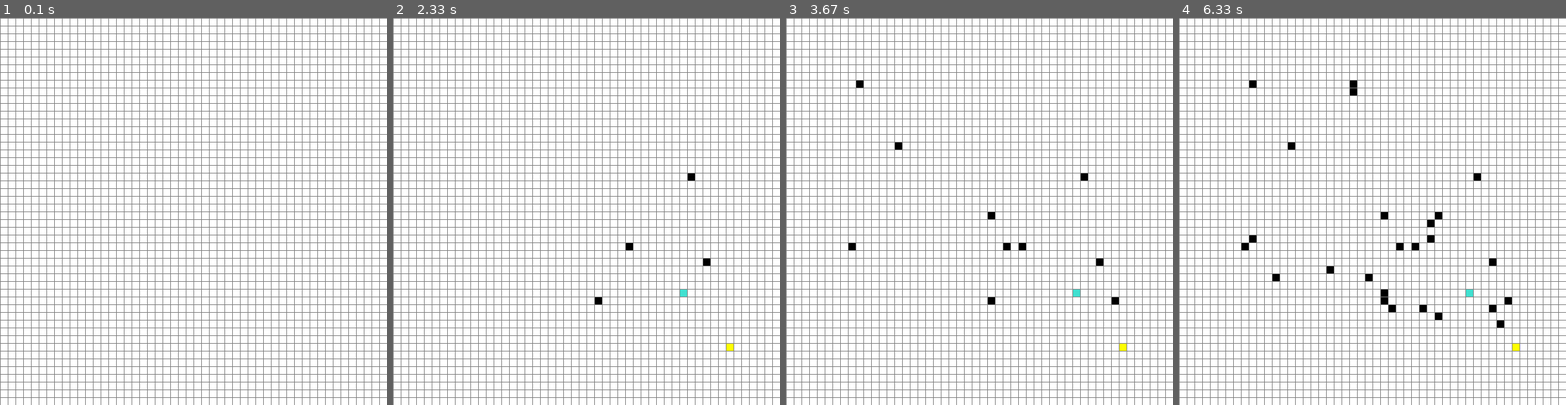
Above: before the commit, frames 1-4 (left to right).
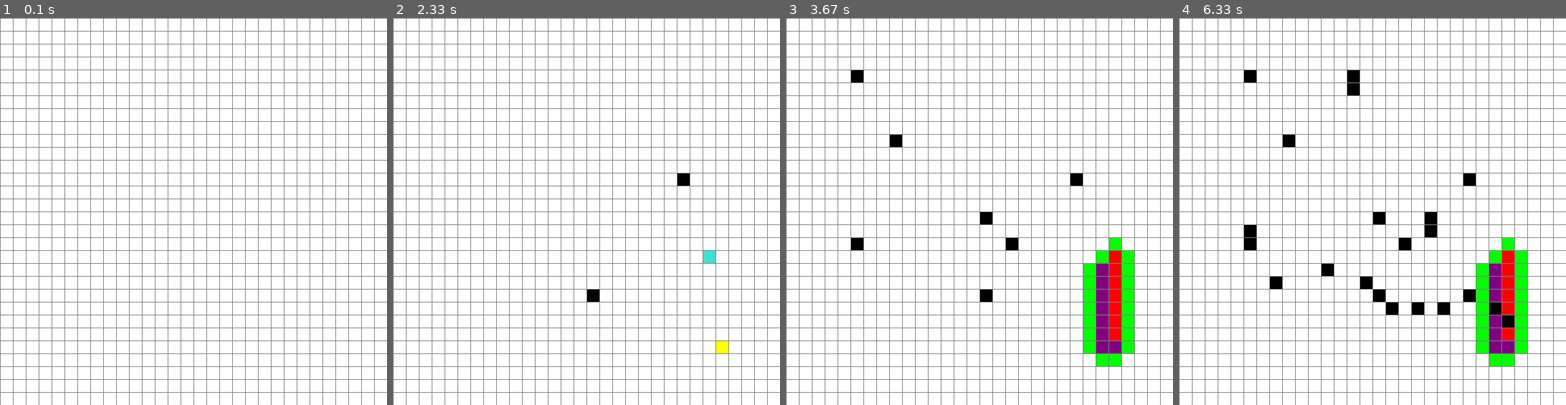
Above: after the commit, the same moments.

Repository: ksb451/Path_finder_Pygame
Game: pygame game, started from main.py
Two runs of this game, one before a commit and one after it. Both use one fixed random seed, a clock stepped at 60 frames per second and the inputs below.
Inputs (mouse positions are in pixels of both pictures, inside the frame that each line leads up to):
- Up to frame 1 (0.1 s): no input
- Up to frame 2 (2.33 s): tap A at 0.33 s; press the mouse at (725, 346) at 0.7 s; move the mouse to (679, 296) at 0.8 s; release the mouse at (632, 246) at 0.93 s; tap B at 1 s; hold R 1.33-1.8 s; press the mouse at (725, 346) at 1.87 s; move the mouse to (706, 261) at 1.97 s; release the mouse at (687, 176) at 2.1 s; press the mouse at (725, 346) at 2.2 s; move the mouse to (594, 296) at 2.3 s
- Up to frame 3 (3.67 s): release the mouse at (855, 250) at 2.43 s; press the mouse at (1118, 346) at 2.53 s; move the mouse to (991, 215) at 2.63 s; release the mouse at (863, 79) at 2.77 s; press the mouse at (1118, 346) at 2.87 s; move the mouse to (1006, 246) at 2.97 s; release the mouse at (894, 141) at 3.1 s; hold A 3.17-3.63 s; click (1118, 300) at 3.25 s
- Up to frame 4 (6.33 s): press the mouse at (1511, 346) at 3.7 s; move the mouse to (1384, 292) at 3.8 s; release the mouse at (1252, 234) at 3.93 s; press the mouse at (1511, 346) at 4.03 s; move the mouse to (1504, 327) at 4.13 s; release the mouse at (1492, 304) at 4.27 s; press the mouse at (1511, 346) at 4.37 s; move the mouse to (1430, 219) at 4.47 s; release the mouse at (1349, 95) at 4.6 s; press the mouse at (1511, 346) at 4.7 s; move the mouse to (1395, 312) at 4.8 s; release the mouse at (1275, 277) at 4.93 s; press the mouse at (1511, 346) at 5.03 s; move the mouse to (1434, 215) at 5.13 s; release the mouse at (1357, 79) at 5.27 s; press the mouse at (1511, 346) at 5.37 s; move the mouse to (1473, 292) at 5.47 s; release the mouse at (1426, 234) at 5.6 s; press the mouse at (1511, 346) at 5.7 s; move the mouse to (1442, 312) at 5.8 s; release the mouse at (1364, 281) at 5.93 s; press the mouse at (1511, 346) at 6.03 s; move the mouse to (1418, 304) at 6.13 s; release the mouse at (1329, 265) at 6.27 s

The runs differ from the first frame. In frame 1, 18% of the frame differs, in the area x 0-100%, y 0-100%; in frame 2, 19%; in frame 3, 22%; in frame 4, 23%.

Commit message:
bfs-path-finding

Diff:
--- /dev/null
+++ b/bfs.py
@@ -0,0 +1,37 @@
+import queue
+import pygame
+from base import *
+
+
+def construct_path(parent, current, draw):
+    while current in parent:
+        current = parent[current]
+        current.make_path()
+        draw()
+
+
+def bfs_find_path(draw, grid, start, end):
+    Q = queue.Queue(0)
+    Q.put(start)
+    open_set_hash = set()
+    parent = {}
+    while not Q.empty():
+        for event in pygame.event.get():
+            if event.type == pygame.QUIT:
+                pygame.quit()
+
+        n = Q.qsize()
+        for i in range(n):
+            current = Q.get()
+            if current == end:
+                construct_path(parent, end, draw)
+                return True
+            open_set_hash.add(current)
+            for neighbor in current.neighbors:
+                if neighbor not in open_set_hash:
+                    Q.put(neighbor)
+                    parent[neighbor] = current
+                    neighbor.make_open()
+            if(current != start):
+                current.make_closed()
+        draw()
--- a/main.py
+++ b/main.py
@@ -2,6 +2,7 @@
 import math
 from base import *
 from Astar import *
+from bfs import *
 
 WIDTH = 600
 WIN = pygame.display.set_mode((WIDTH, WIDTH))
@@ -20,7 +21,7 @@
 
 
 def main(win, width):
-    ROWS = 50
+    ROWS = 30
     grid = make_grid(ROWS, width)
 
     start = None
@@ -33,8 +34,6 @@
         for event in pygame.event.get():
             if event.type == pygame.QUIT:
                 run = False
-            if started:
-                continue
             if pygame.mouse.get_pressed()[0]:
                 pos = pygame.mouse.get_pos()
                 row, col = get_clicked_pos(pos, ROWS, WIDTH)
@@ -57,15 +56,23 @@
                 if spot == end:
                     end = None
             if event.type == pygame.KEYDOWN:
-                if event.key == pygame.K_SPACE and not started and start and end:
-                    #started = True
+                if event.key == pygame.K_a and start and end and not started:
+                    started = True
                     for row in grid:
                         for spot in row:
                             spot.update_neighbors(grid)
 
                     algorithm(lambda: draw(win, grid, ROWS, width),
                               grid, start, end)
-                if event.key == pygame.K_c:
+                if event.key == pygame.K_b and start and end and not started:
+                    started = True
+                    for row in grid:
+                        for spot in row:
+                            spot.update_neighbors(grid)
+                    bfs_find_path(lambda: draw(
+                        win, grid, ROWS, width), grid, start, end)
+                if event.key == pygame.K_r:
+                    started = False
                     start = None
                     end = None
                     grid = make_grid(ROWS, width)
Not shown, changed: README.md
